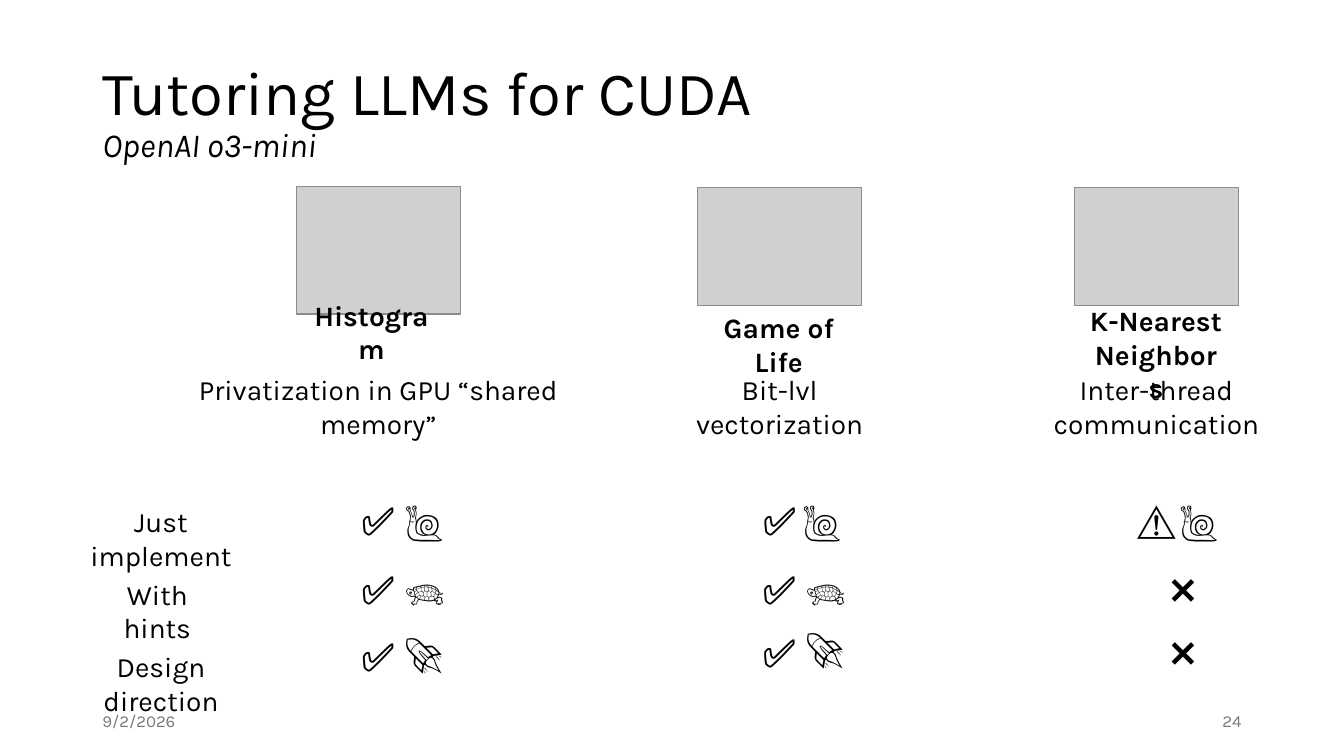
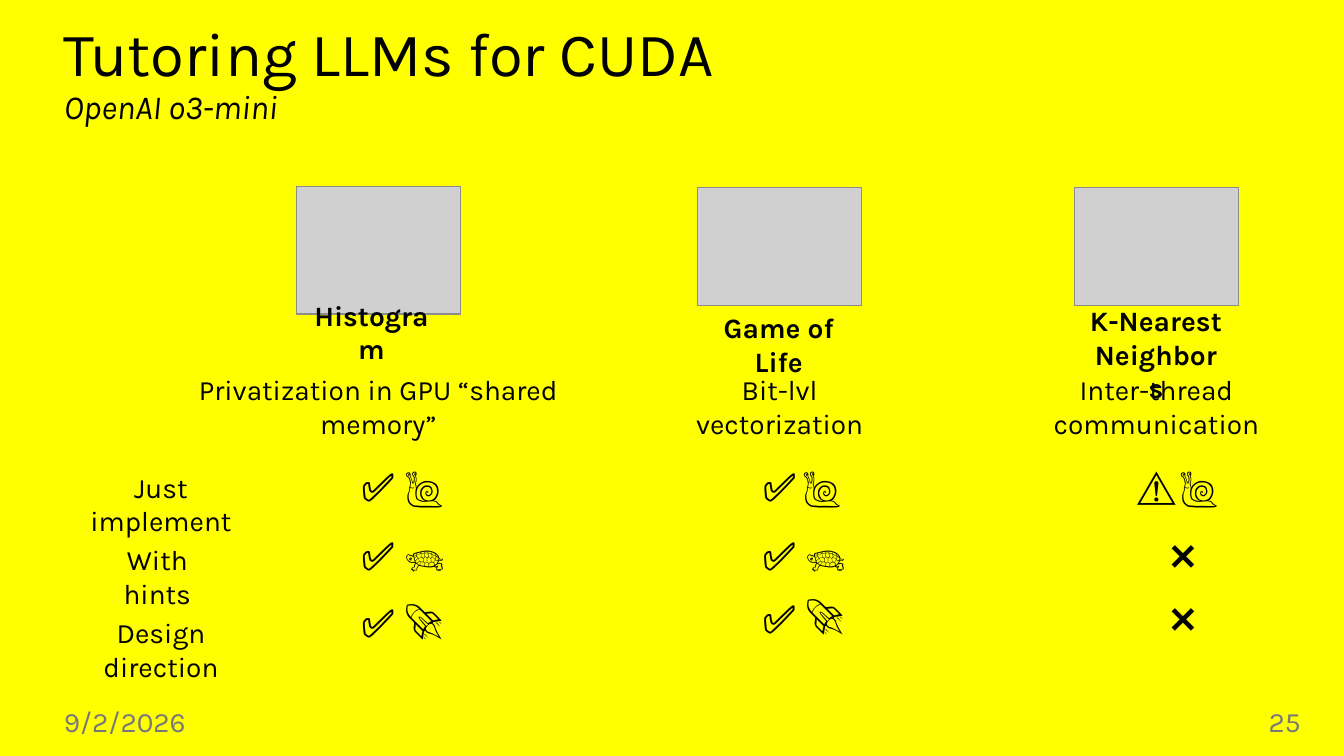
Before and after one commit to jiriklepl/phd-thesis, a slide deck: slide 25 of slides/Optimizing Memory Layouts and Traversal Orders in High-Performance Computing.pptx (slide 24 before the commit). Drawn at 1344x756 pixels with LibreOffice and Linux fonts; fonts in the diff are those of the drawing; grey boxes stand for pictures. Boxes give left, top, right and bottom in pixels: in the first picture for what was removed or moved away, otherwise in the second. Text is boxed around its words. In the diff, an @@ line names an element or a change of style, - is before the commit and + after.

```diff
--- a/slides/Optimizing Memory Layouts and Traversal Orders in High-Performance Computing.pptx
+++ b/slides/Optimizing Memory Layouts and Traversal Orders in High-Performance Computing.pptx
@@ background #FFFFFF to #FFFF00 @@
@@ title "Tutoring LLMs for CUDA OpenAI ...": place and size @@
-title "Tutoring LLMs for CUDA OpenAI ..." at <box>102,72,752,165</box>
+title "Tutoring LLMs for CUDA OpenAI ..." at <box>64,33,714,127</box>
@@ 19 texts: place and size @@
-19 texts at <box>90,491,1244,718</box>
+19 texts at <box>90,457,1244,678</box>
@@ text "9/2/2026": place and size @@
-text "9/2/2026" at <box>102,715,175,728</box>
+text "9/2/2026" at <box>64,711,186,734</box>
@@ text "9/2/2026" at <box>64,711,186,734</box>: size 12 to 20 pt @@
@@ page number at <box>1269,714,1301,733</box>: text changed; size 12 to 20 pt @@
-24
+25
```
Also in this commit, not shown: 37 other slides changed, 1 slide added.
